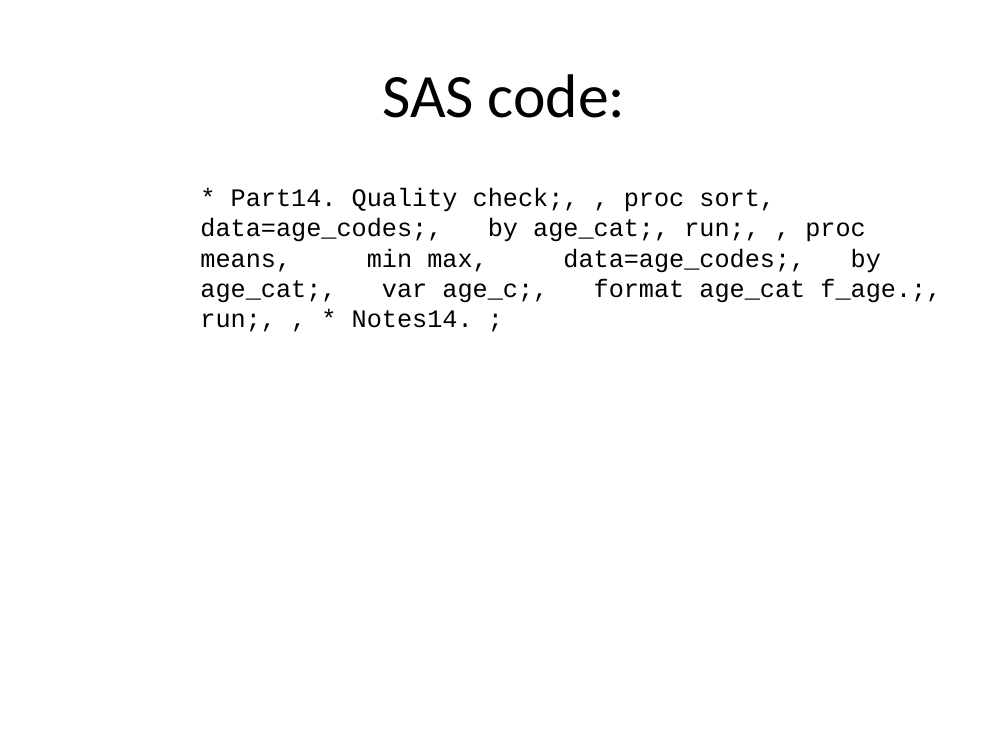
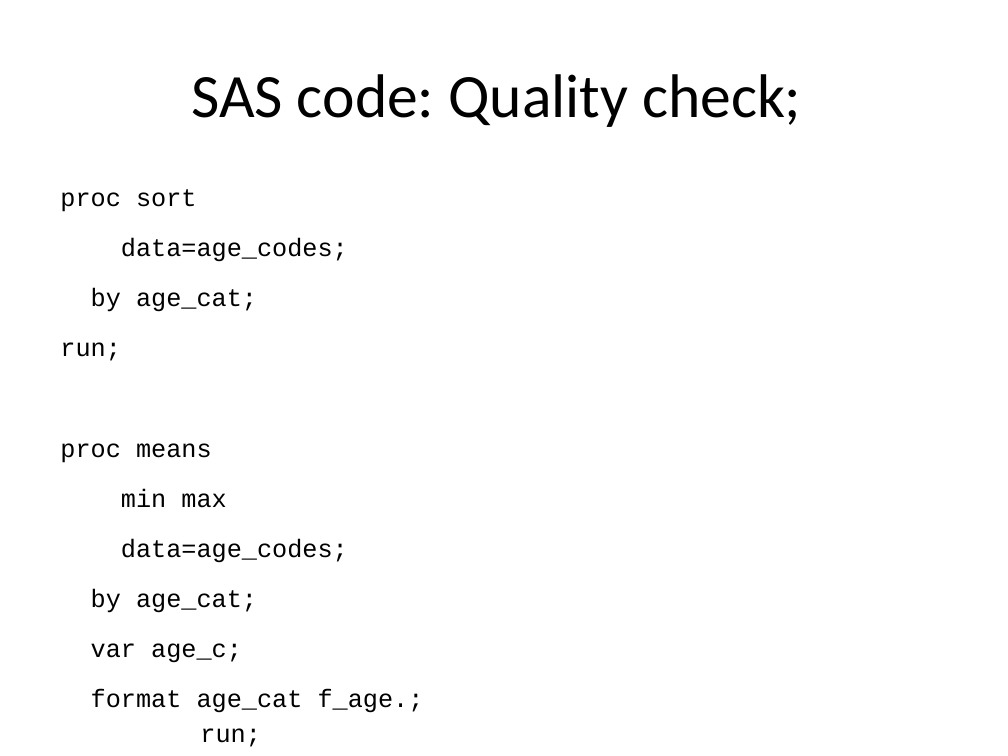
Before and after one commit to pmean/introduction-to-SAS, a slide deck: slide 26 of results/m04-slides-and-speaker-notes.pptx (slide 29 before the commit). Drawn at 1008x756 pixels with LibreOffice and Linux fonts; fonts in the diff are those of the drawing. Boxes give left, top, right and bottom in pixels: in the first picture for what was removed or moved away, otherwise in the second. Text is boxed around its words. In the diff, an @@ line names an element or a change of style, - is before the commit and + after.

```diff
--- a/results/m04-slides-and-speaker-notes.pptx
+++ b/results/m04-slides-and-speaker-notes.pptx
@@ title at (191, 74, 801, 127): text changed @@
-SAS code:
+SAS code: Quality check;
@@ text at (60, 189, 424, 747): text changed @@
-* Part14. Quality check;, , proc sort, data=age_codes;, by age_cat;, run;, , proc means, min max, data=age_codes;, by age_cat;, var age_c;, format age_cat f_age.;, run;, , * Notes14. ;
+proc sort
+data=age_codes;
+by age_cat;
+run;
+proc means
+min max
+data=age_codes;
+by age_cat;
+var age_c;
+format age_cat f_age.;
+run;
```
Also in this commit, not shown: 17 other slides changed, 3 slides added, 16 slides removed, 2 other files.
